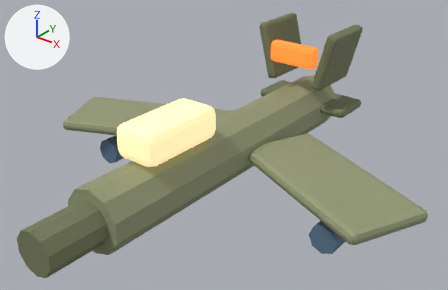
The glTF model game/assets/models/com_strike_flyer.glb as it was, and as the next commit left it.
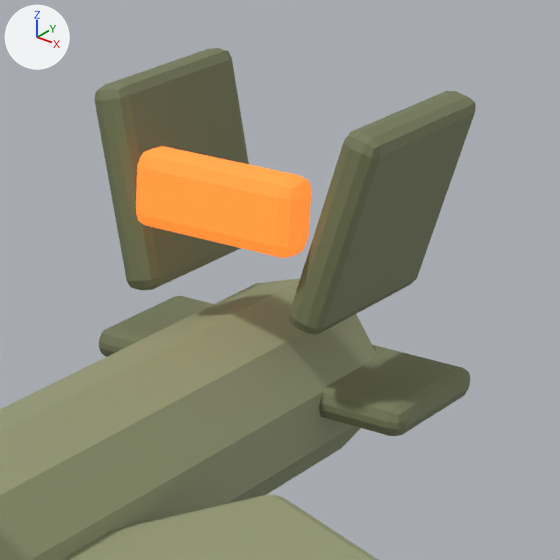
Old and new are each drawn whole from a 50 mm lens placed at (0.869, -1.09, 1.105), pointed at (0.032, -0.045, 0.457) and again close up on the part from 52% to 86% of the width and 0% to 52% of the height. Arrows for +X, +Y and +Z are at upper left; the lights stay in place. The first two pictures are the older version. Vertices at exactly the same position are counted once.

The first close-up shows 'com_strike_flyer'.
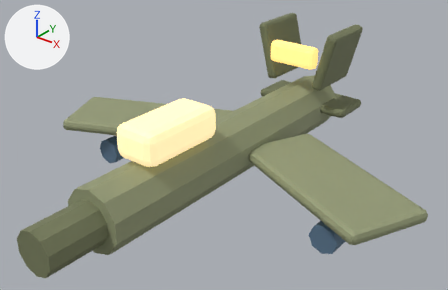
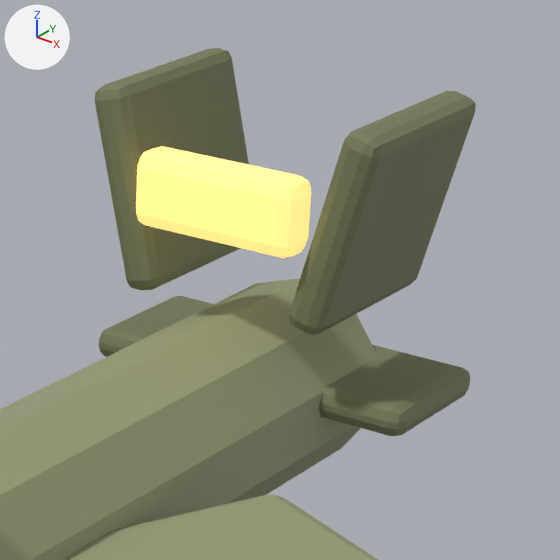
Edits to the bpy script that builds the scene:
```text
Add mat_ferrite_1_2:
    mat_ferrite_1_2 = principled_material('ferrite_1.2')
    mat_ferrite_1_2.base_color = (0.82, 0.55, 0.175)  # orange #eac474
    mat_ferrite_1_2.roughness = 0.7
    mat_ferrite_1_2.emission_color = (0.984, 0.66, 0.21)  # orange #fdd47e
    mat_ferrite_1_2.emission_strength = 1.0
Change me_cylinder:
    where me_cylinder.from_pydata(...)  # 464 vertices, 884 faces; spans x -0.517..0.517, y -0.57..0.46, z 0.305..0.659
    used by ob_com_strike_flyer; location = (0.0, 0.0, 0.0)
    me_cylinder part 1: all 108 faces that had it switch from mat_orange_1_2 (orange #e8762c, glowing orange #fb8030) to mat_ferrite_1_2 (orange #eac474, glowing orange #fdd47e)
```

Location of each change, [x1, y1, x2, y2] in pixels of the close-ups (560 x 560 px):
part 1 of me_cylinder, recoloured (lighter): [136, 146, 311, 258] in both
